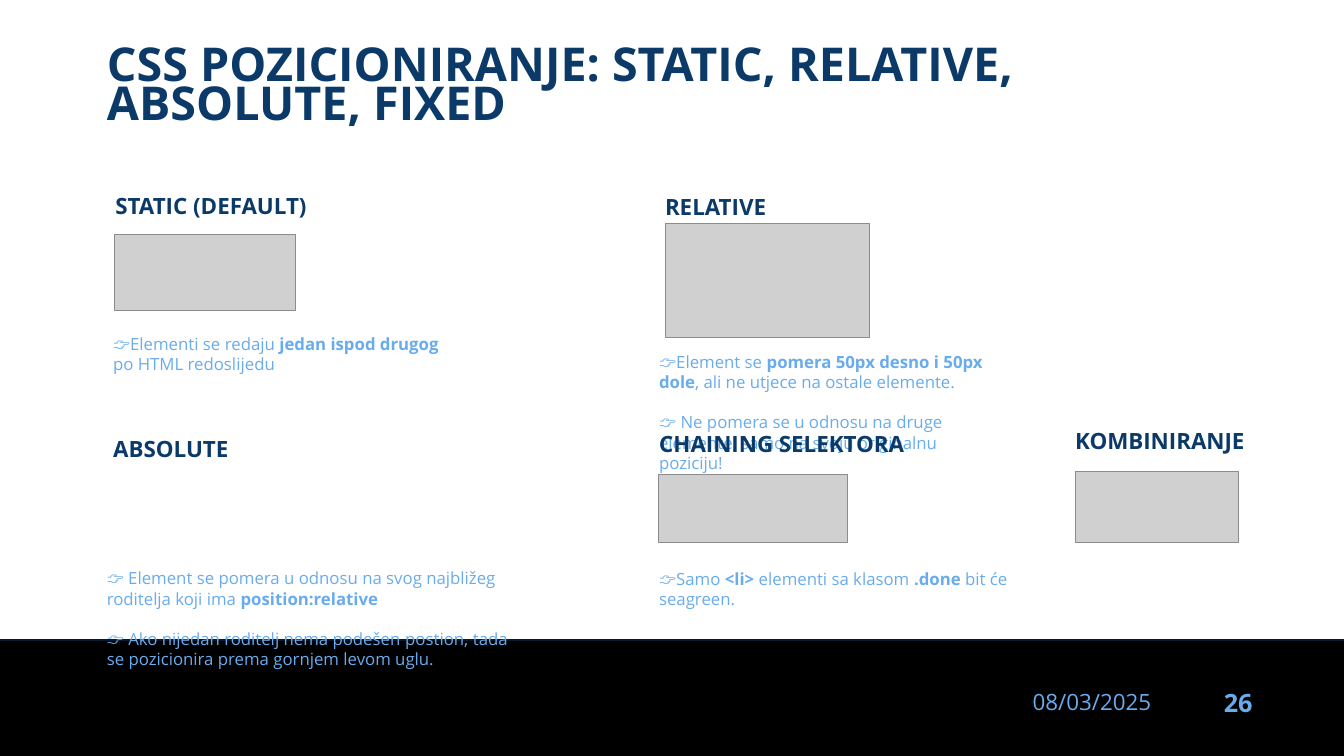
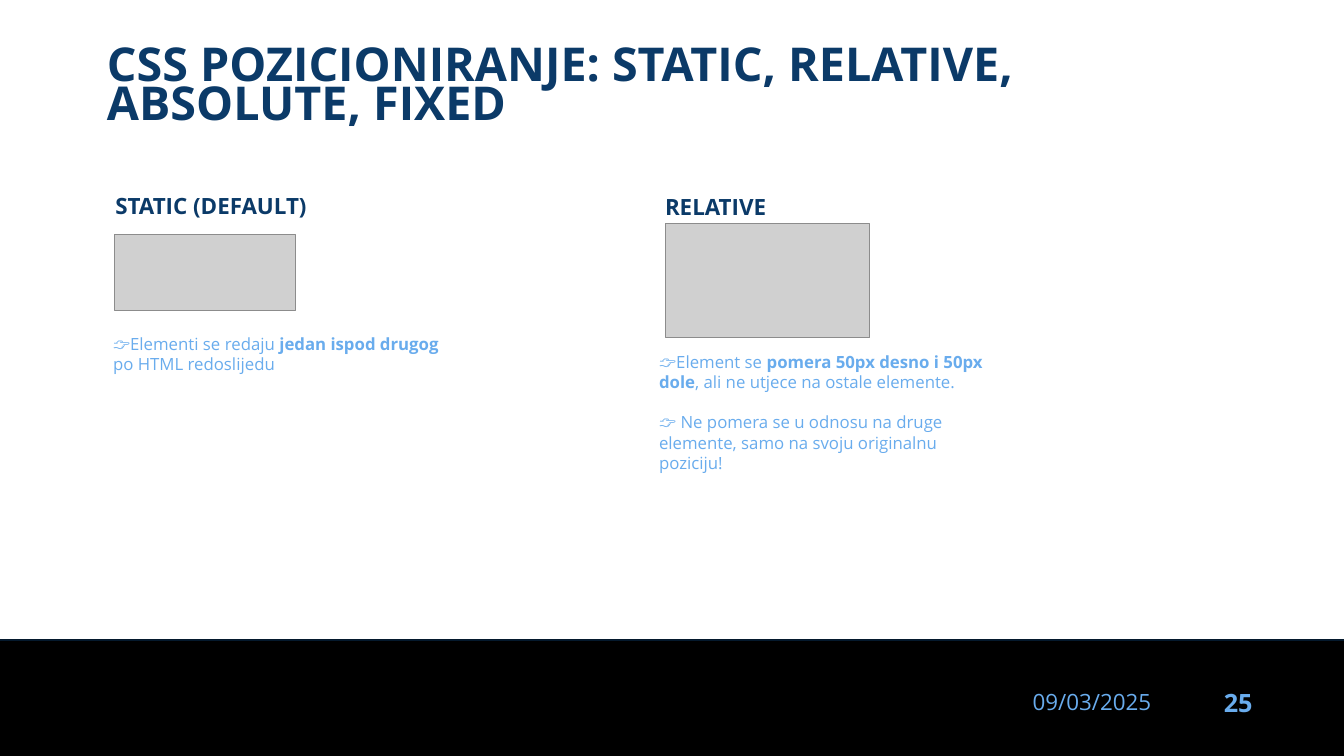
Before and after one commit to dinoDuvnjak/CTK, a slide deck: slide 25 of Bootcamp/css-uvod/css-uvod.pptx (slide 26 before the commit). Drawn at 1344x756 pixels with LibreOffice and Linux fonts; fonts in the diff are those of the drawing; grey boxes stand for pictures; background and template pictures are left out. Boxes give left, top, right and bottom in pixels: in the first picture for what was removed or moved away, otherwise in the second. Text is boxed around its words. In the diff, an @@ line names an element or a change of style, - is before the commit and + after.

```diff
--- a/Bootcamp/css-uvod/css-uvod.pptx
+++ b/Bootcamp/css-uvod/css-uvod.pptx
@@ title removed at bbox=[113, 440, 228, 458] @@
-ABSOLUTE
@@ text removed at bbox=[659, 435, 773, 458] @@
-CHAINING SELEKTORA
@@ text removed at bbox=[1075, 432, 1244, 454] @@
-KOMBINIRANJE
@@ picture removed at bbox=[658, 475, 848, 543] @@
@@ picture removed at bbox=[1076, 471, 1238, 542] @@
@@ text removed at bbox=[107, 571, 508, 669] @@
-👉 Element se pomera u odnosu na svog najbližeg roditelja koji ima position:relative
-👉 Ako nijedan roditelj nema podešen postion, tada se pozicionira prema gornjem levom uglu.
@@ text removed at bbox=[659, 572, 1007, 609] @@
-👉Samo <li> elementi sa klasom .done bit će seagreen.
@@ text at bbox=[1033, 693, 1151, 711]: text changed @@
-08/03/2025
+09/03/2025
@@ page number at bbox=[1224, 693, 1253, 713]: text changed @@
-26
+25
```
Also in this commit, not shown: 31 other slides changed, 1 slide removed.
